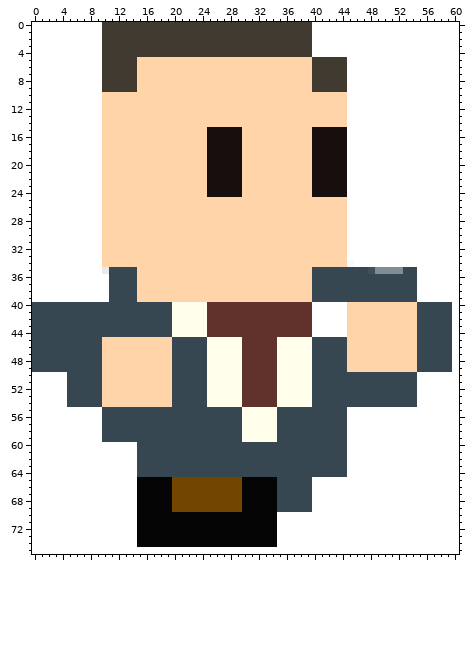
Edited in one commit: sprite sheet (Images/ronaldus_run_5.png). The picture above was drawn from the file before the commit.
The file is 61x76 pixels. Colours within 5 levels of each other are drawn and written as one.
The result:
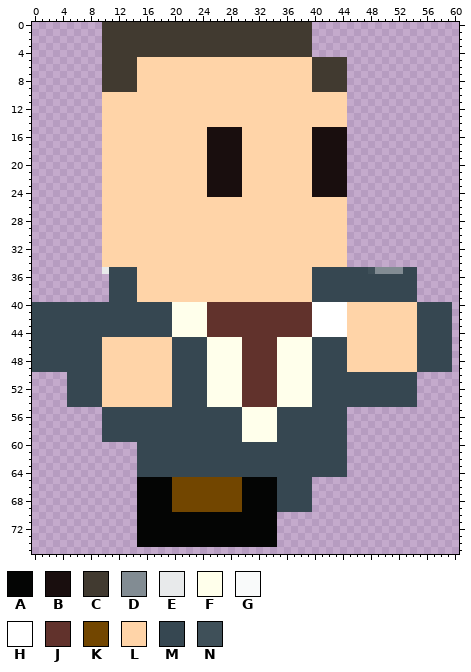
Palette (. is transparent): A #040504  B #190e0e  C #413a30  D #828c93  E #e8eaeb  F #ffffeb  G #f9fafa  H #ffffff  J #61322c  K #724600  L #ffd4a8  M #364751  N #3f5059
Edits made:
Changed rows in their new state; - is an unchanged pixel.
first column x 0:
 0 ..........------------------------------.....................
 1 ..........------------------------------.....................
 2 ..........------------------------------.....................
 3 ..........------------------------------.....................
 4 ..........------------------------------.....................
 5 ..........-----------------------------------................
 6 ..........-----------------------------------................
 7 ..........-----------------------------------................
 8 ..........-----------------------------------................
 9 ..........-----------------------------------................
10 ..........-----------------------------------................
11 ..........-----------------------------------................
12 ..........-----------------------------------................
13 ..........-----------------------------------................
14 ..........-----------------------------------................
15 ..........-----------------------------------................
16 ..........-----------------------------------................
17 ..........-----------------------------------................
18 ..........-----------------------------------................
19 ..........-----------------------------------................
20 ..........-----------------------------------................
21 ..........-----------------------------------................
22 ..........-----------------------------------................
23 ..........-----------------------------------................
24 ..........-----------------------------------................
25 ..........-----------------------------------................
26 ..........-----------------------------------................
27 ..........-----------------------------------................
28 ..........-----------------------------------................
29 ..........-----------------------------------................
30 ..........-----------------------------------................
31 ..........-----------------------------------................
32 ..........-----------------------------------................
33 ..........-----------------------------------................
34 ..........-----------------------------------................
35 ..........---------------------------------------------......
36 ...........--------------------------------------------......
37 ...........--------------------------------------------......
38 ...........--------------------------------------------......
39 ...........--------------------------------------------......
40 ------------------------------------------------------------.
41 ------------------------------------------------------------.
42 ------------------------------------------------------------.
43 ------------------------------------------------------------.
44 ------------------------------------------------------------.
45 ------------------------------------------------------------.
46 ------------------------------------------------------------.
47 ------------------------------------------------------------.
48 ------------------------------------------------------------.
49 ------------------------------------------------------------.
50 .....--------------------------------------------------......
51 .....--------------------------------------------------......
52 .....--------------------------------------------------......
53 .....--------------------------------------------------......
54 .....--------------------------------------------------......
55 ..........-----------------------------------................
56 ..........-----------------------------------................
57 ..........-----------------------------------................
58 ..........-----------------------------------................
59 ..........-----------------------------------................
60 ...............------------------------------................
61 ...............------------------------------................
62 ...............------------------------------................
63 ...............------------------------------................
64 ...............------------------------------................
65 ...............-------------------------.....................
66 ...............-------------------------.....................
67 ...............-------------------------.....................
68 ...............-------------------------.....................
69 ...............-------------------------.....................
70 ...............--------------------..........................
71 ...............--------------------..........................
72 ...............--------------------..........................
73 ...............--------------------..........................
74 ...............--------------------..........................
75 .............................................................
